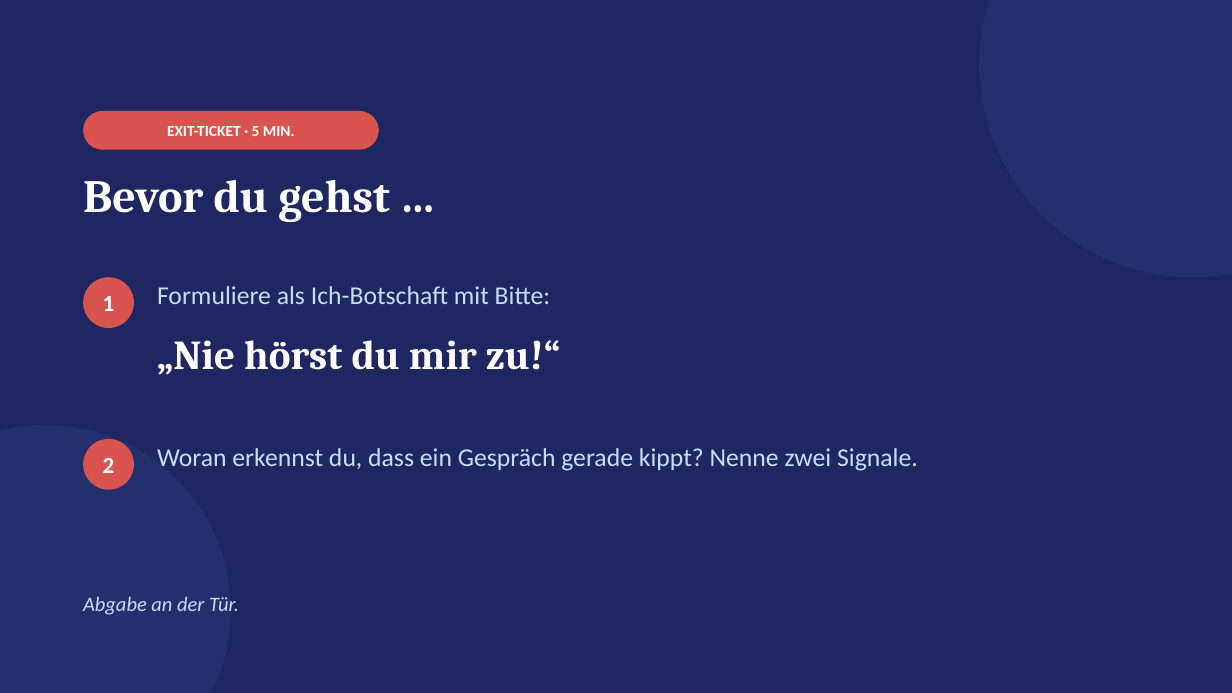
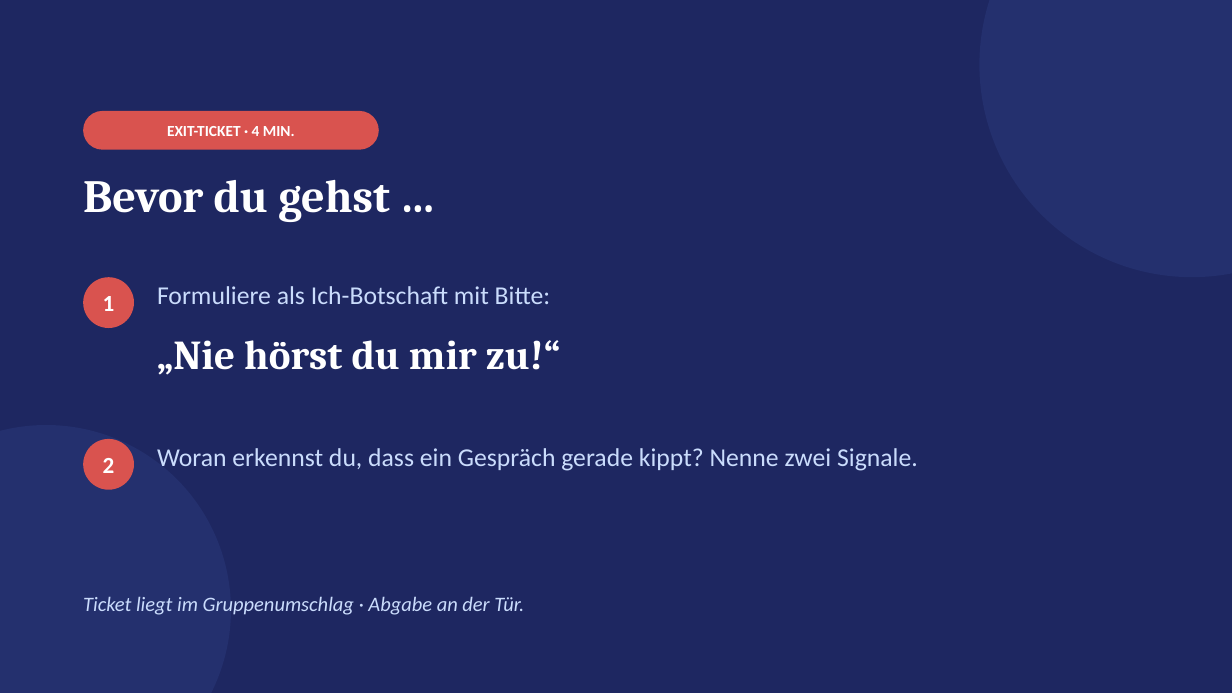
Before and after one commit to golzkonstantin-gif/Schule, a slide deck: slide 9 of Deutsch_11/Kommunikationsstoerungen_loesen/Praesentation_Kommunikationsstoerungen_loesen.pptx (slide 8 before the commit). Drawn at 1232x693 pixels with LibreOffice and Linux fonts; fonts in the diff are those of the drawing. Boxes give left, top, right and bottom in pixels: in the first picture for what was removed or moved away, otherwise in the second. Text is boxed around its words. In the diff, an @@ line names an element or a change of style, - is before the commit and + after.

```diff
--- a/Deutsch_11/Kommunikationsstoerungen_loesen/Praesentation_Kommunikationsstoerungen_loesen.pptx
+++ b/Deutsch_11/Kommunikationsstoerungen_loesen/Praesentation_Kommunikationsstoerungen_loesen.pptx
@@ text at (167, 126, 295, 136): text changed @@
-EXIT-TICKET · 5 MIN.
+EXIT-TICKET · 4 MIN.
@@ text at (83, 596, 524, 615): text changed @@
-Abgabe an der Tür.
+Ticket liegt im Gruppenumschlag · Abgabe an der Tür.
```
Also in this commit, not shown: 3 other slides changed, 2 slides added, 1 slide removed, 8 other files.
